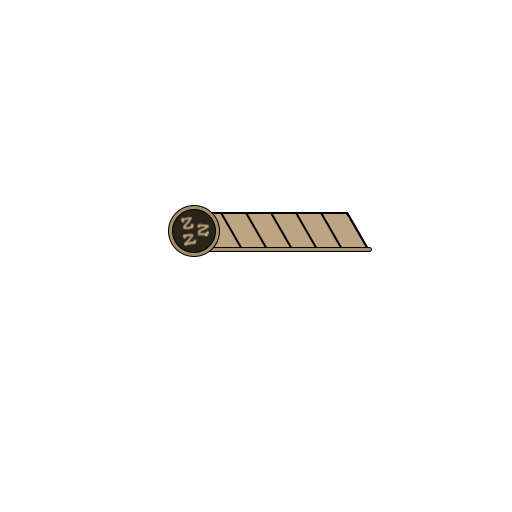
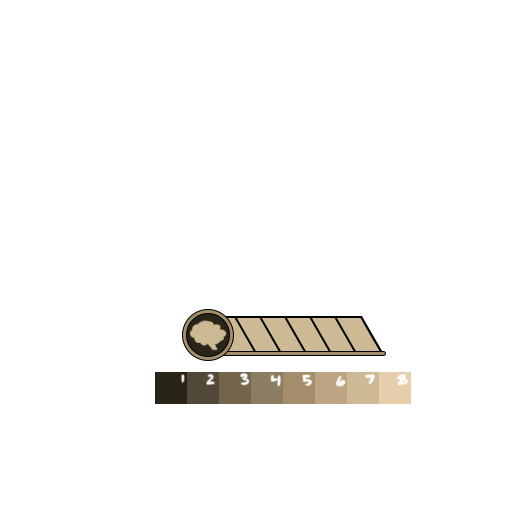
Layered file, before and after one edit (512x512). Changes by layer:
showed group "Sanity Bar" (11 layers) over 182, 309, 386, 361
added layer "Layer 8" in group "Sanity Bar" over 189, 320, 227, 351
painted on "1/6" (3rd of 4, in "Sanity Bar") over 210, 318, 254, 352
painted on "2/6" (3rd of 4, in "Sanity Bar") over 209, 318, 280, 352
painted on "3/6" (3rd of 4, in "Sanity Bar") over 208, 318, 306, 353
painted on "4/6" (3rd of 4, in "Sanity Bar") over 210, 318, 330, 352
painted on "5/6" (3rd of 4, in "Sanity Bar") over 209, 318, 355, 353
painted on "6/6" (3rd of 4, in "Sanity Bar") over 210, 317, 382, 355
hid group "Stamina Bar" (11 layers) over 168, 205, 372, 257
showed "Color Palette" over 155, 372, 411, 404
